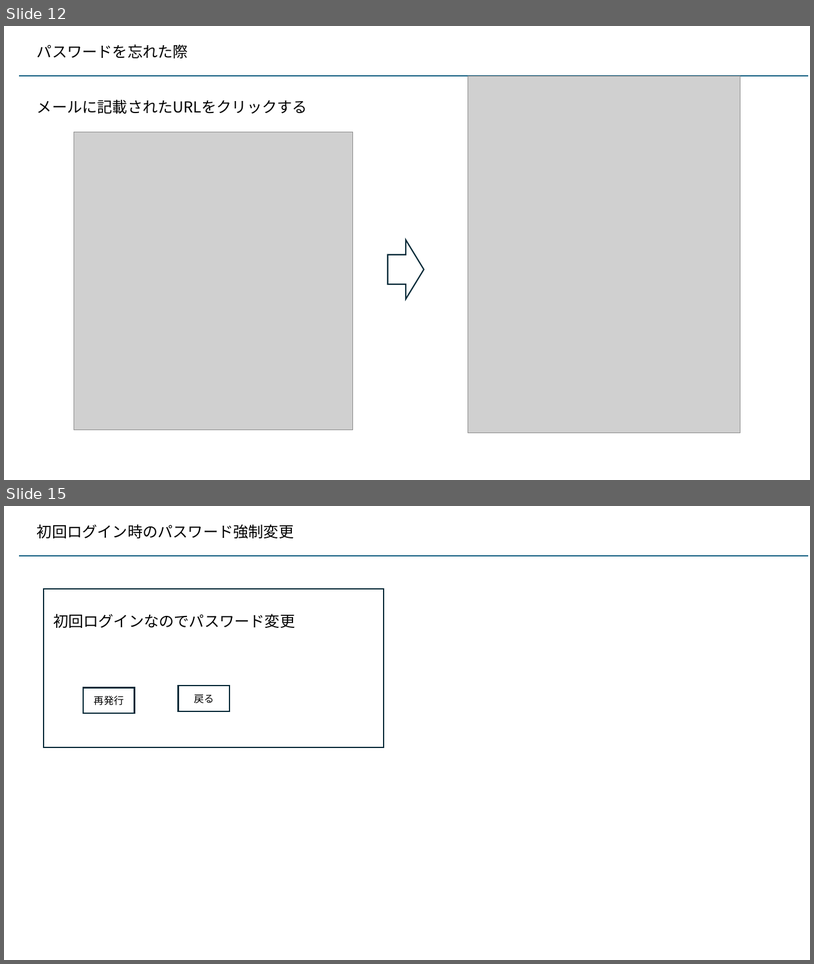
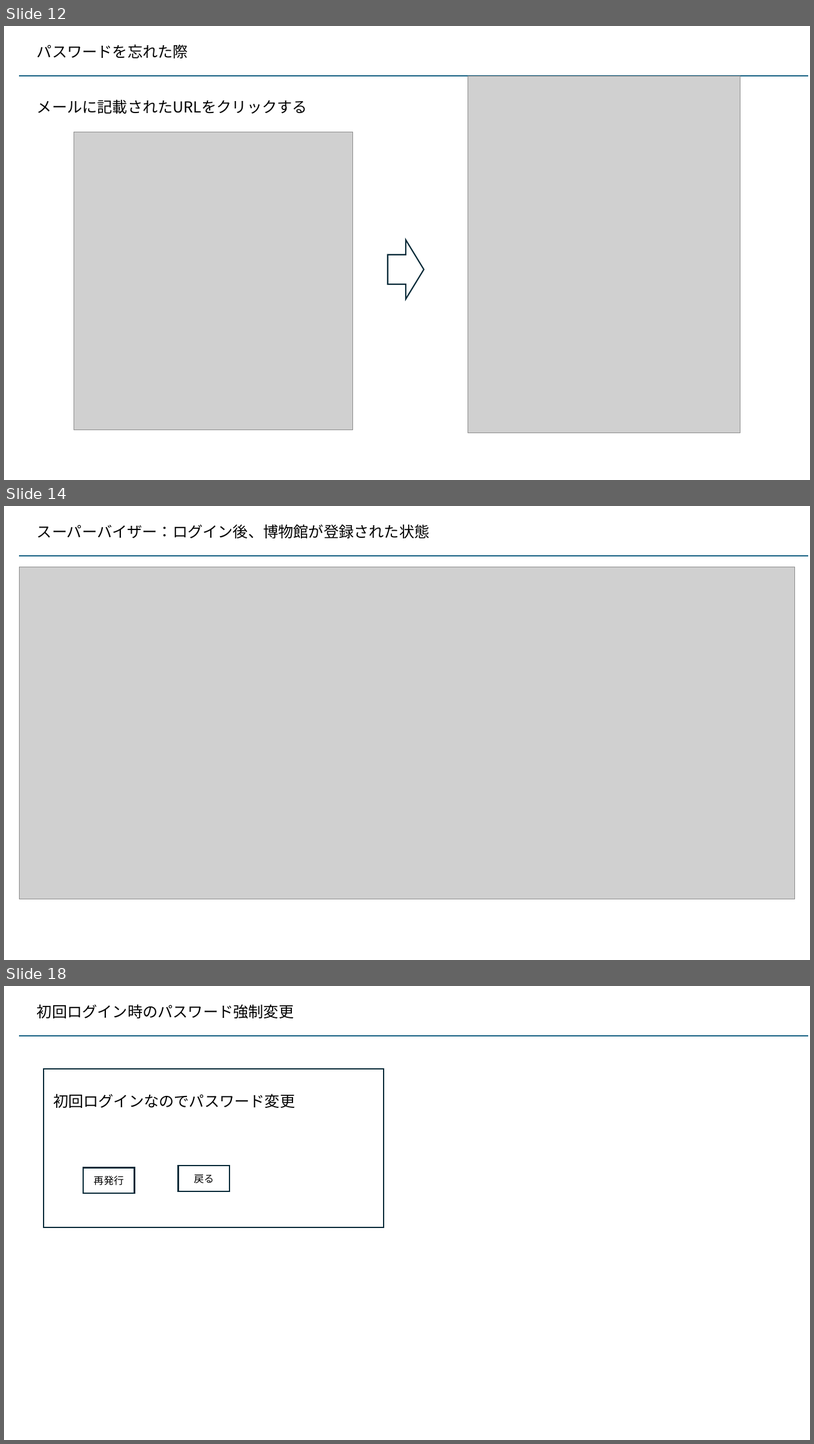
Before and after one commit to kaze-lab/museum_app_proj, a slide deck: 展示物アプリ仕様.pptx. Shown one above the other, each under a label of ours: slides 12 and 15 before the commit, slides 12, 14 and 18 after it; the slides between them are not shown. The pictures are 814x964 and 814x1444 pixels, drawn with LibreOffice and Linux fonts; fonts in the diff are those of the drawing; grey boxes stand for pictures. Boxes give left, top, right and bottom in pixels: in the first picture for what was removed or moved away, otherwise in the second. Text is boxed around its words. In the diff, an @@ line names an element or a change of style, - is before the commit and + after.

```diff
--- a/展示物アプリ仕様.pptx
+++ b/展示物アプリ仕様.pptx
@@ slide 14 added at [4, 506, 810, 960], background #FFFFFF @@
@@ text added at [37, 524, 430, 538], 18 pt, text #000000 @@
+スーパーバイザー：ログイン後、博物館が登録された状態
@@ line added from (19, 556) to (809, 556), #156082 1.5 pt @@
@@ picture added at [19, 567, 795, 898] @@
@@ what was slide 15 is now slide 18 @@
```
Also in this commit, not shown: 4 slides changed, 3 other slides added, 1 slide removed, 5 other files.
